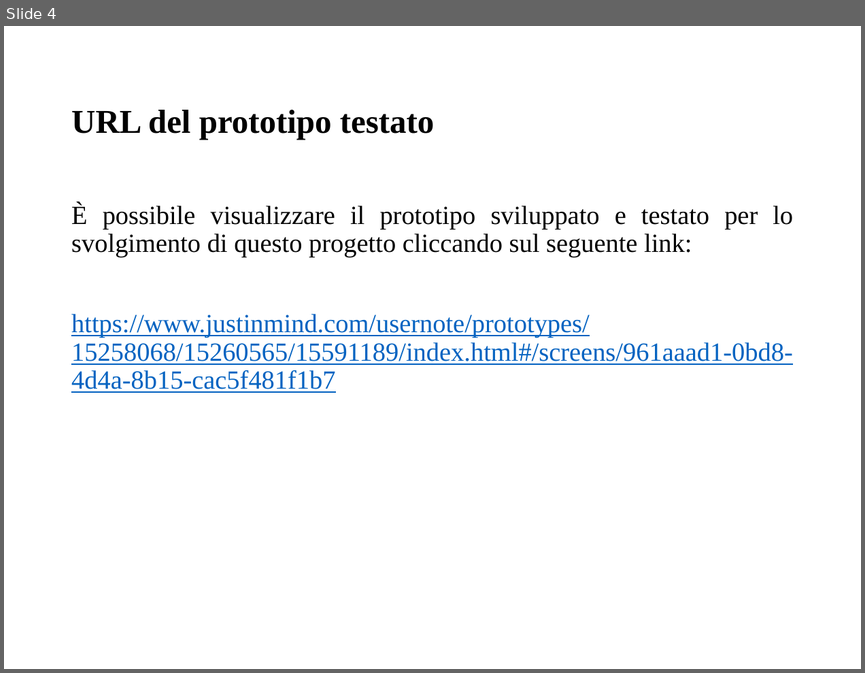
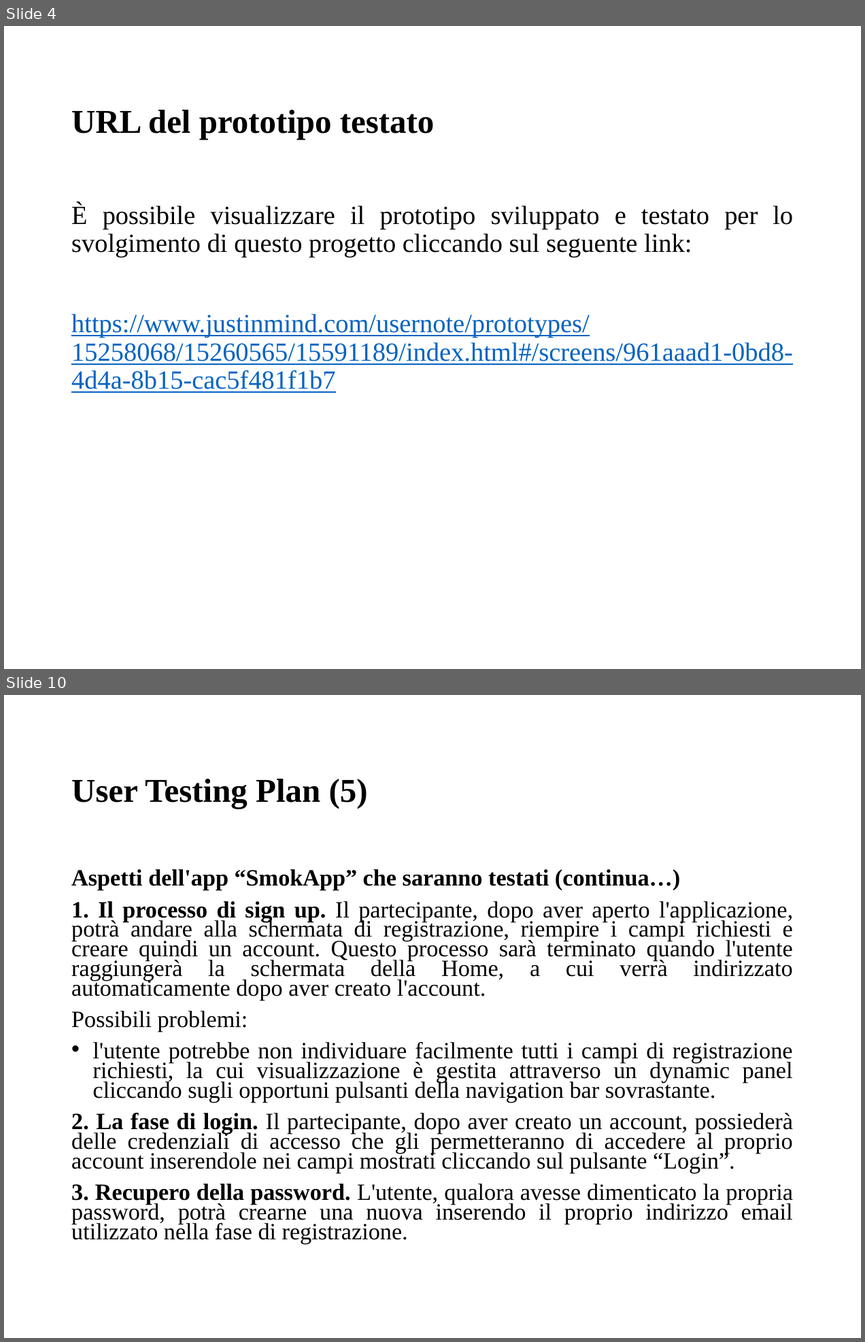
Before and after one commit to giusmastro91/Cognitive-systems, a slide deck: Prova_6/Leone_Mastrosimone_PresentazioneProgetto.pptx. Shown one above the other, each under a label of ours: slide 4 before the commit, slides 4 and 10 after it; the slides between them are not shown. The pictures are 865x673 and 865x1342 pixels, drawn with LibreOffice and Linux fonts; fonts in the diff are those of the drawing. Boxes give left, top, right and bottom in pixels: in the first picture for what was removed or moved away, otherwise in the second. Text is boxed around its words. In the diff, an @@ line names an element or a change of style, - is before the commit and + after.

```diff
--- a/Prova_6/Leone_Mastrosimone_PresentazioneProgetto.pptx
+++ b/Prova_6/Leone_Mastrosimone_PresentazioneProgetto.pptx
@@ slide 10 added at (x1=4, y1=695, x2=861, y2=1338), background #FFFFFF @@
@@ title added at (x1=71, y1=779, x2=368, y2=809), 28 pt, text #000000, bold @@
+User Testing Plan (5)
@@ text added at (x1=71, y1=869, x2=793, y2=1243), 19.6 pt, text #000000 @@
+Aspetti dell'app “SmokApp” che saranno testati (continua…)
+1. Il processo di sign up. Il partecipante, dopo aver aperto l'applicazione, potrà andare alla schermata di registrazione, riempire i campi richiesti e creare quindi un account. Questo processo sarà terminato quando l'utente raggiungerà la schermata della Home, a cui verrà indirizzato automaticamente dopo aver creato l'account.
+Possibili problemi:
+• l'utente potrebbe non individuare facilmente tutti i campi di registrazione richiesti, la cui visualizzazione è gestita attraverso un dynamic panel cliccando sugli opportuni pulsanti della navigation bar sovrastante.
+2. La fase di login. Il partecipante, dopo aver creato un account, possiederà delle credenziali di accesso che gli permetteranno di accedere al proprio account inserendole nei campi mostrati cliccando sul pulsante “Login”.
+3. Recupero della password. L'utente, qualora avesse dimenticato la propria password, potrà crearne una nuova inserendo il proprio indirizzo email utilizzato nella fase di registrazione.
```
Also in this commit, not shown: 7 other slides added, 1 slide removed.
